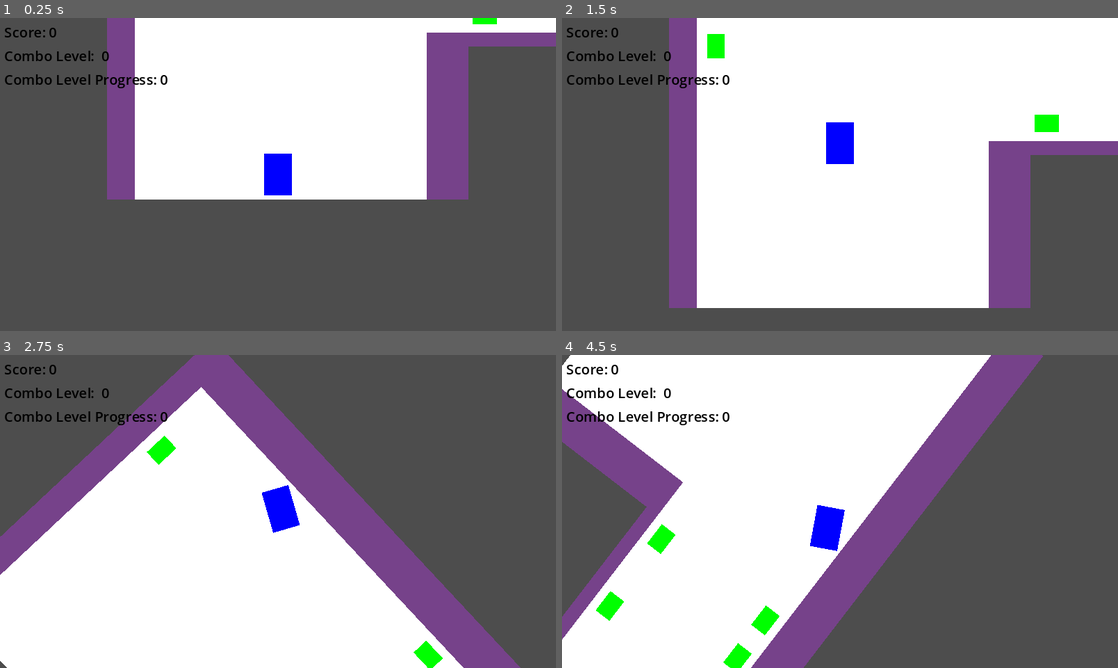
Above: before the commit, frames 1-4 (two rows, left to right).
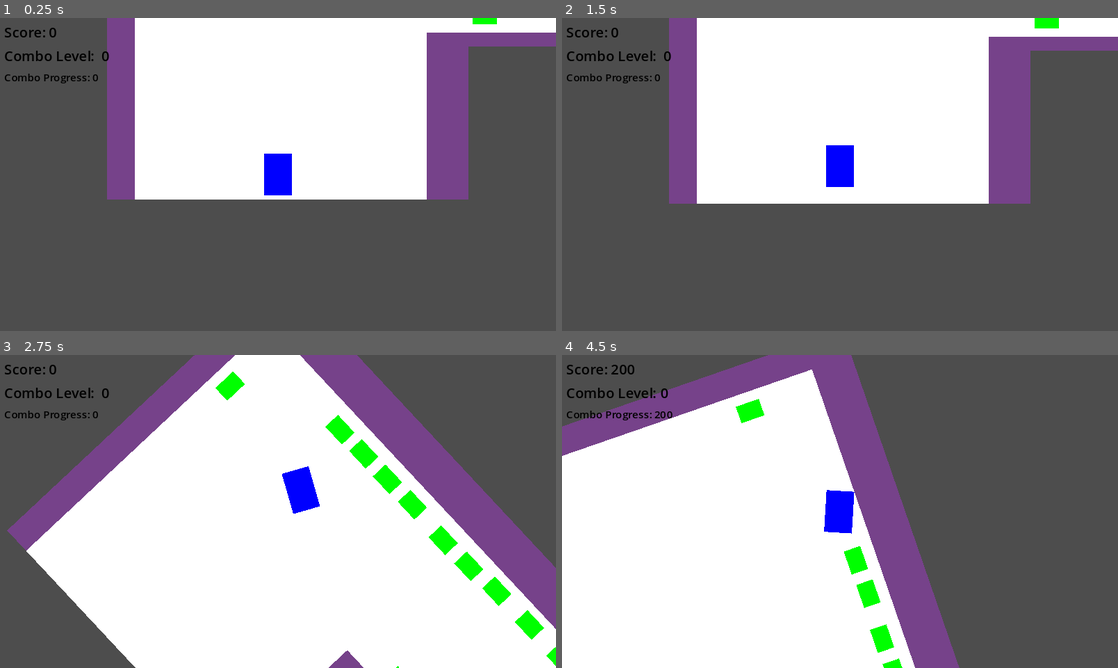
Above: after the commit, the same moments.

Repository: lukeledvina/UnleashTheBeast
Game: Godot game, scene res://Game/game.tscn
Two runs of this game, one before a commit and one after it. Both use one fixed random seed, a clock stepped at 60 frames per second and the inputs below.
Inputs:
- Up to frame 1 (0.25 s): no input
- Up to frame 2 (1.5 s): tap Enter at 0.5 s; hold Space (drift) 0.53-1.28 s; hold W (up) from 0.53 s (still down); tap Space (drift) at 1.35 s
- Up to frame 3 (2.75 s): release W (up) at 2.03 s; hold A (left) from 2.03 s (still down); hold Space (drift) from 2.03 s (still down)
- Up to frame 4 (4.5 s): release Space (drift) at 2.78 s; tap Space (drift) at 2.85, 4.35 s; release A (left) at 3.53 s; hold S (down) 3.53-4.28 s; hold Space (drift) 3.53-4.28 s; hold D (right) from 4.28 s (still down)

The runs differ from the first frame. In frame 1, 0.4% of the frame differs, in the area x 0-31%, y 17-23%; in frame 2, 32%; in frame 3, 38%; in frame 4, 40%, in the area x 0-87%, y 0-100%.

Commit message:
Add functional combo counter & UI

Diff:
--- a/Game/combo_manager.gd
+++ b/Game/combo_manager.gd
@@ -1,6 +1,8 @@
 extends Node2D
 
 @onready var combo_timeout_timer: Timer = $ComboTimeoutTimer
+
+signal combo_timeout_signal()
 
 var combo_progress: int = 0
 var combo_breakpoint: int = 1000
@@ -14,6 +16,7 @@
 	combo_progress += score
 	if combo_progress >= combo_breakpoint:
 		combo_level = min(combo_level + 1, max_combo_level)
+		combo_progress = 0
 
 	combo_timeout = false
 	combo_timeout_timer.stop()
@@ -30,3 +33,4 @@
 		combo_progress -= 10 * delta
 		if combo_progress < 0:
 			combo_level = max(combo_level - 1, min_combo_level)
+		combo_timeout_signal.emit()
--- a/Game/game.gd
+++ b/Game/game.gd
@@ -10,9 +10,13 @@
 func _ready():
 	for breakable in breakables:
 		breakable.connect("broken", _on_breakable_broken)
+	combo_manager.connect("combo_timeout_signal", _on_combo_timeout)
 
 func _on_breakable_broken(score):
 	score_manager.increase_score(score)
 	combo_manager.increase_combo(score)
 	ui.update_score_label(score_manager.total_score)
-	ui.update_combo_labels()
+	ui.update_combo_labels(combo_manager.combo_progress, combo_manager.combo_level)
+
+func _on_combo_timeout():
+	ui.update_combo_labels(combo_manager.combo_progress, combo_manager.combo_level)
--- a/Game/game.tscn
+++ b/Game/game.tscn
@@ -51,7 +51,8 @@
 [node name="ComboProgressLabel" type="Label" parent="UI/Control/VBoxContainer"]
 layout_mode = 2
 theme = ExtResource("3_23llm")
-text = "Combo Level Progress: 0"
+theme_override_font_sizes/font_size = 12
+text = "Combo Progress: 0"
 
 [node name="Level" type="Node2D" parent="."]
 
@@ -90,6 +91,30 @@
 
 [node name="Stall7" parent="Level/BreakableContainer" instance=ExtResource("2_b8qv0")]
 position = Vector2(564, 36)
+rotation = 1.5708
+
+[node name="Stall17" parent="Level/BreakableContainer" instance=ExtResource("2_b8qv0")]
+position = Vector2(521, 40)
+rotation = 1.5708
+
+[node name="Stall18" parent="Level/BreakableContainer" instance=ExtResource("2_b8qv0")]
+position = Vector2(479, 41)
+rotation = 1.5708
+
+[node name="Stall19" parent="Level/BreakableContainer" instance=ExtResource("2_b8qv0")]
+position = Vector2(425, 39)
+rotation = 1.5708
+
+[node name="Stall20" parent="Level/BreakableContainer" instance=ExtResource("2_b8qv0")]
+position = Vector2(384, 40)
+rotation = 1.5708
+
+[node name="Stall21" parent="Level/BreakableContainer" instance=ExtResource("2_b8qv0")]
+position = Vector2(344, 40)
+rotation = 1.5708
+
+[node name="Stall22" parent="Level/BreakableContainer" instance=ExtResource("2_b8qv0")]
+position = Vector2(305, 41)
 rotation = 1.5708
 
 [node name="Stall8" parent="Level/BreakableContainer" instance=ExtResource("2_b8qv0")]
--- a/Game/ui.gd
+++ b/Game/ui.gd
@@ -7,5 +7,6 @@
 func update_score_label(score):
 	score_label.text = "Score: " + str(score)
 
-func update_combo_labels():
-	pass
+func update_combo_labels(combo_progress, combo_level):
+	combo_level_label.text = "Combo Level: " + str(combo_level)
+	combo_progress_label.text = "Combo Progress: " + str(combo_progress)
--- a/Player/player.gd
+++ b/Player/player.gd
@@ -13,14 +13,16 @@
 func _physics_process(_delta):
 	var input_direction = Input.get_vector("left", "right", "up", "down")
 	#velocity = input_direction.rotated(deg_to_rad(rotation_degrees)) * max_speed
-	if input_direction.y != 0:
+	if Input.is_action_pressed("drift"):
+		input_direction.y = 0
+		drift(input_direction.x)
+	elif input_direction.y != 0:
 		velocity = velocity.lerp(input_direction.rotated(deg_to_rad(rotation_degrees)) * max_speed, acceleration)
 	else:
 		velocity = velocity.lerp(Vector2.ZERO, friction)
 	move_and_slide()
 
-	#if Input.is_action_pressed("drift"):
-	drift(input_direction.x)
+
 
 
 
